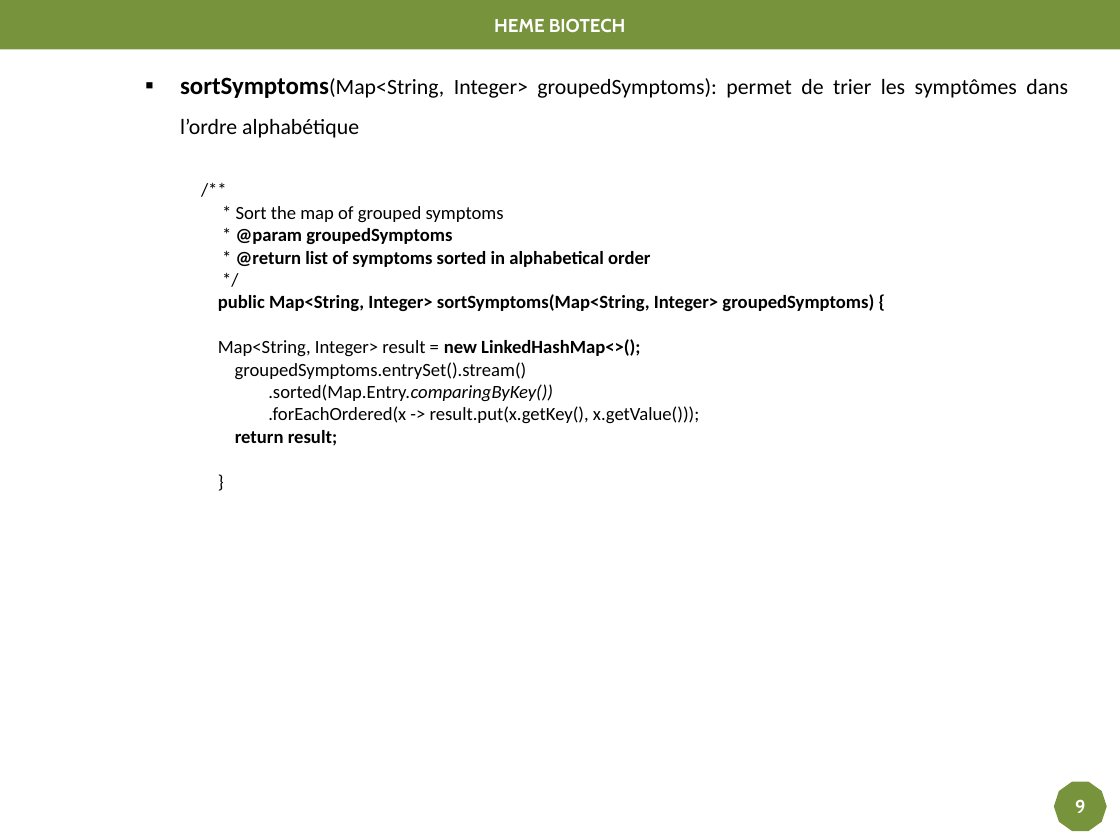
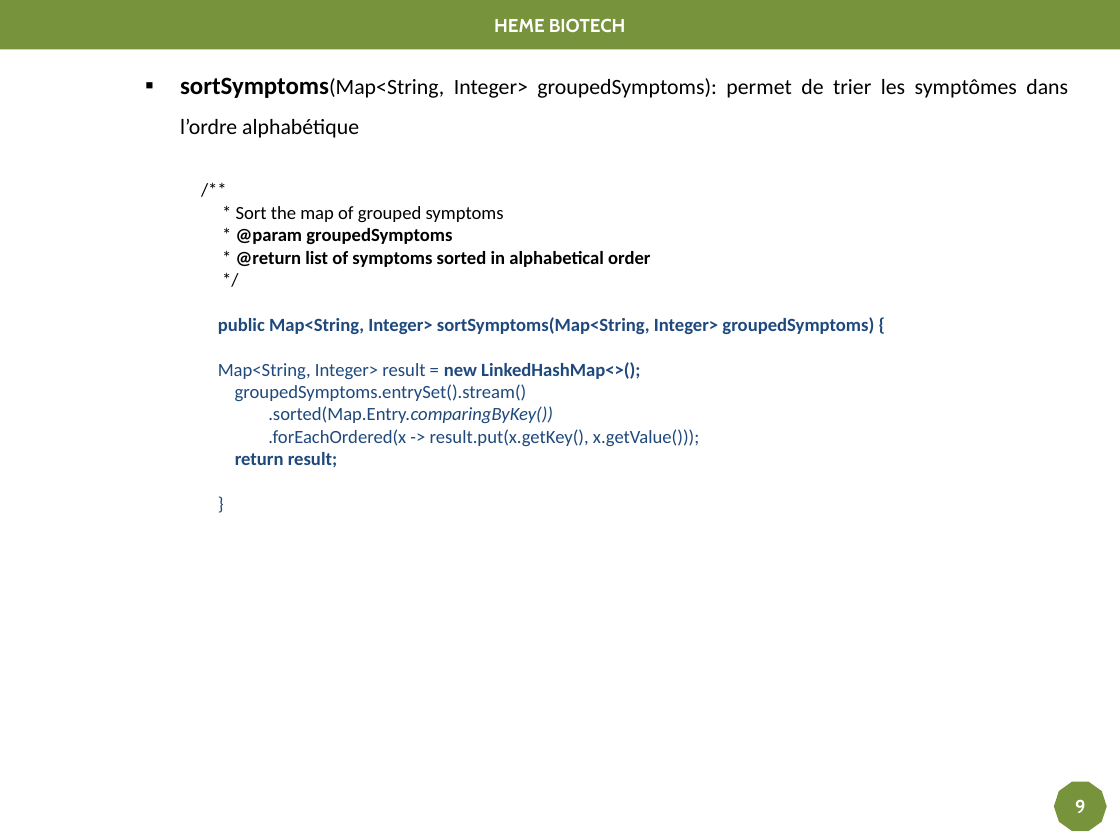
Before and after one commit to bende47/Project_DA_Java_EN_Come_to_the_Rescue_of_a_Java_Application, a slide deck: slide 11 of Projet P2.pptx. Drawn at 1120x840 pixels with LibreOffice and Linux fonts; fonts in the diff are those of the drawing. Boxes give left, top, right and bottom in pixels: in the first picture for what was removed or moved away, otherwise in the second. Text is boxed around its words. In the diff, an @@ line names an element or a change of style, - is before the commit and + after.

```diff
--- a/Projet P2.pptx
+++ b/Projet P2.pptx
@@ text at <box>218,317,874,467</box>: text colour #000000 to #1F497D in "public Map<String, Integer> sortSymptoms(Map<String, Integer ...", "Map<String, Integer> result = new LinkedHashMap<>();", "groupedSymptoms.entrySet().stream()", ".sorted(Map.Entry.comparingByKey())" and 3 more places @@
```
Also in this commit, not shown: 7 other slides changed.
